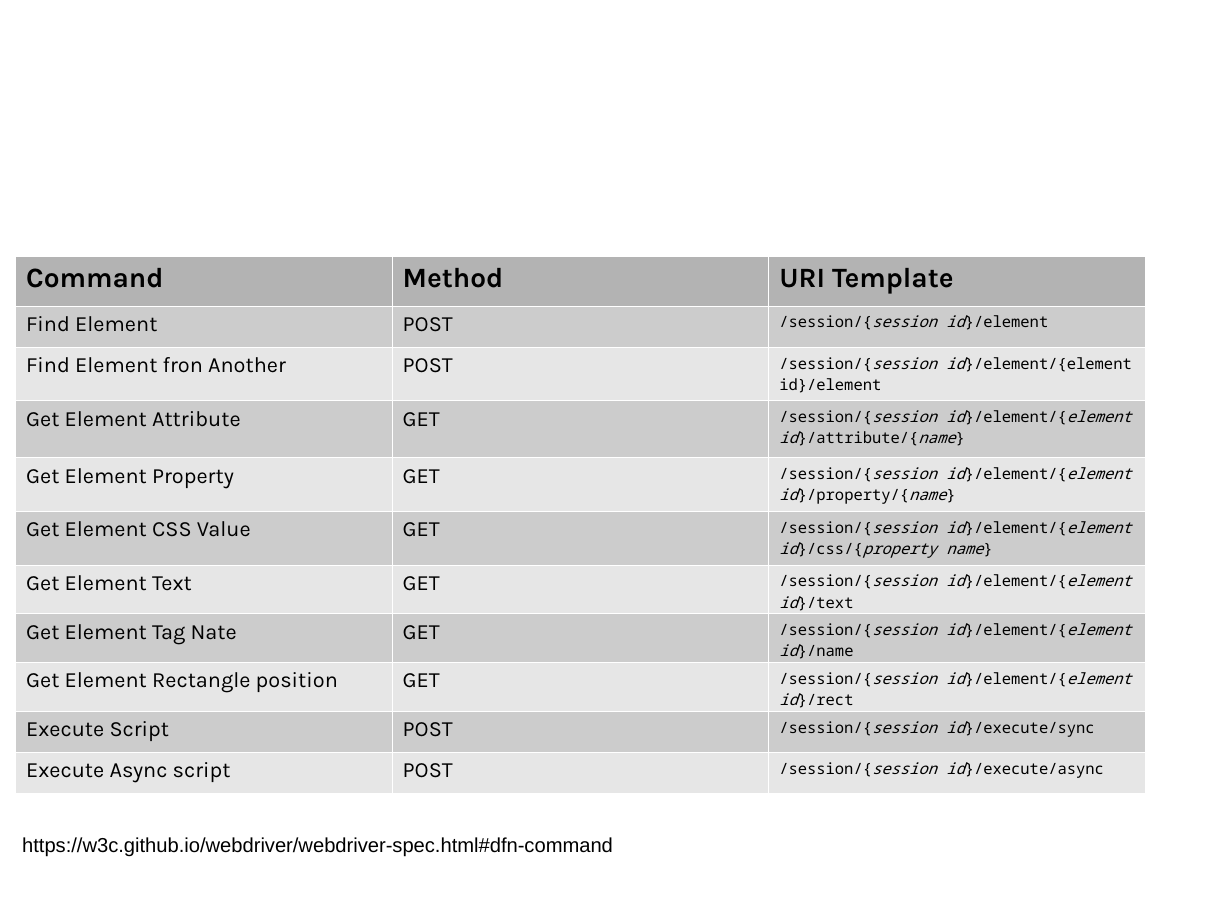
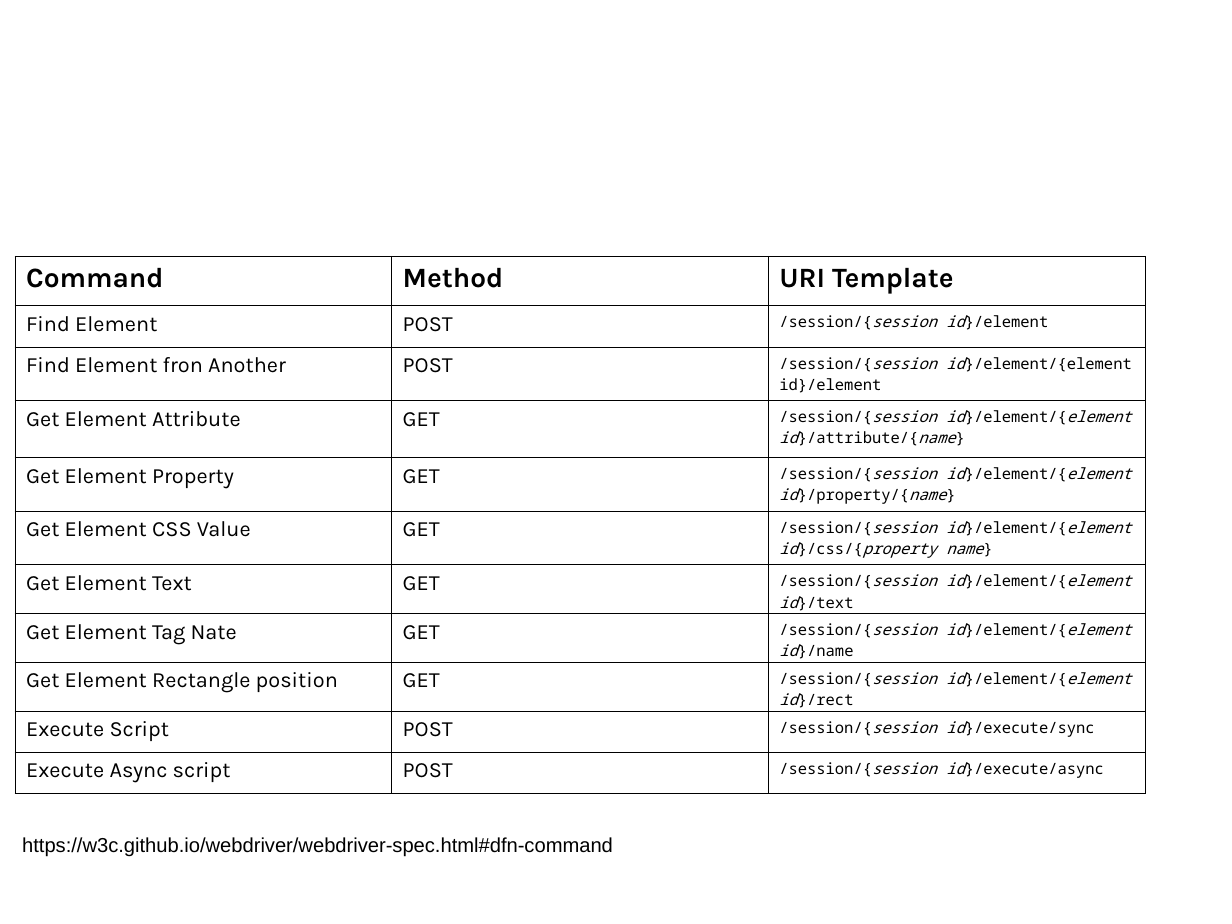
Before and after one commit to sergueik/selenium_java, a slide deck: slide 7 of protractor/jProtractor.odp. Drawn at 1232x924 pixels with LibreOffice and Linux fonts; fonts in the diff are those of the drawing; background and template pictures are left out. Boxes give left, top, right and bottom in pixels: in the first picture for what was removed or moved away, otherwise in the second. Text is boxed around its words. In the diff, an @@ line names an element or a change of style, - is before the commit and + after.

```diff
--- a/protractor/jProtractor.odp
+++ b/protractor/jProtractor.odp
@@ table at (16, 256, 1146, 793) @@
@@ fill #B3B3B3 to none in row 1 @@
@@ fill #CCCCCC to none in 15 cells @@
@@ fill #E6E6E6 to none in 15 cells @@
@@ borders changed @@
```
Also in this commit, not shown: 3 other slides changed, 1 slide added, 1 slide removed, 3 other files.
